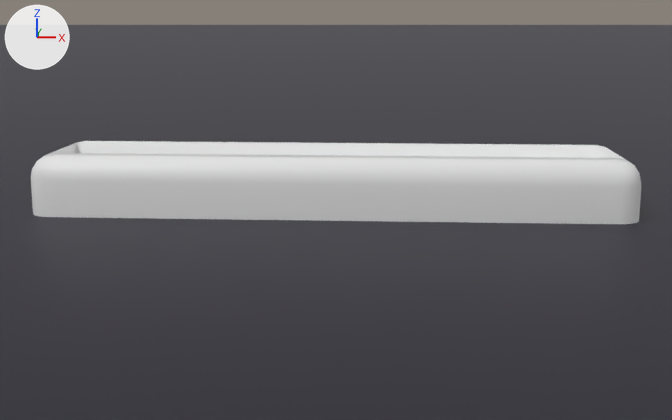
The Blender file Assets/climbing_wall.blend, before and after one commit.
The view is the same before and after, from a 50 mm lens placed at (0.0097, -0.1666, 0.0321), pointed at (0.0005, -0.01, -0.0003). The axes (+X, +Y, +Z) are drawn at upper left. The lights are the same throughout. The older version comes first.

Names of what the first picture shows: 'Floor', 'HoldRight'.
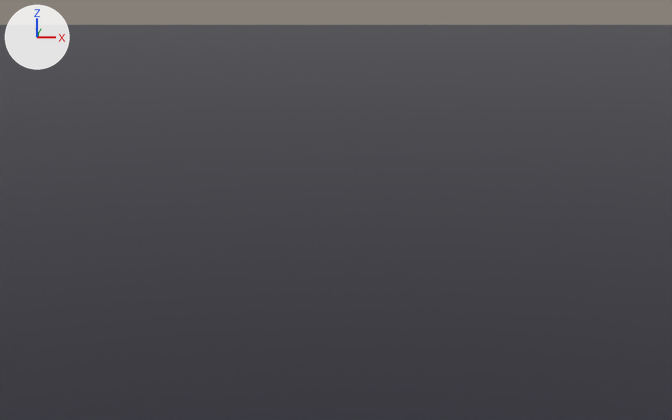
The change, as JSON lines over the scene's bpy script:
```json
{"op": "remove", "block": "ob_holdright", "code": ["ob_holdright = bpy.data.objects.new('HoldRight', me_holdright_mesh)", "ob_holdright.location = (0.0, 0.0, 0.0)"]}
```

Changed parts and their boxes [x1, y1, x2, y2] in the pictures (672 x 420 px):
```json
{"object": "HoldRight", "change": "deleted", "before": [31, 141, 641, 224]}
```
